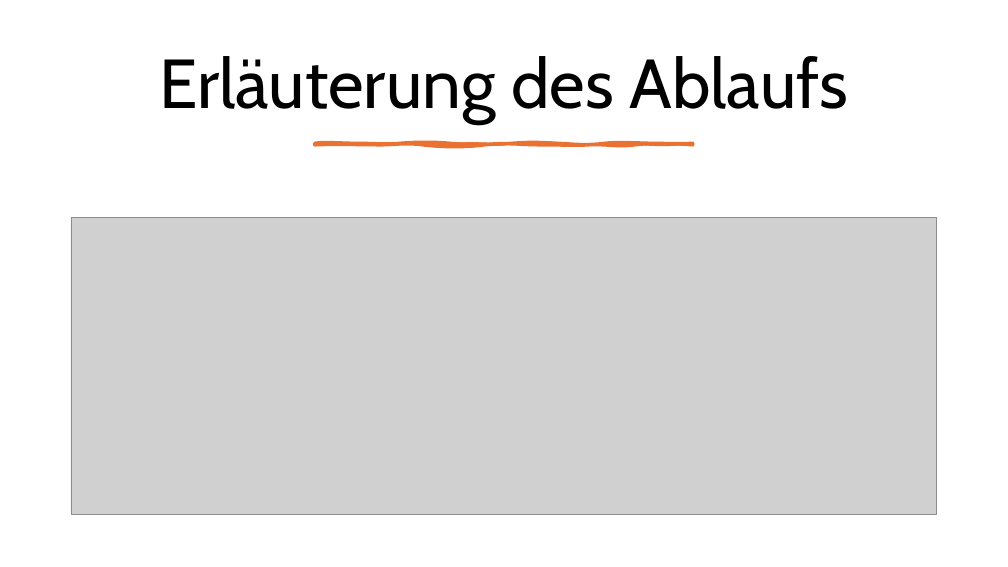
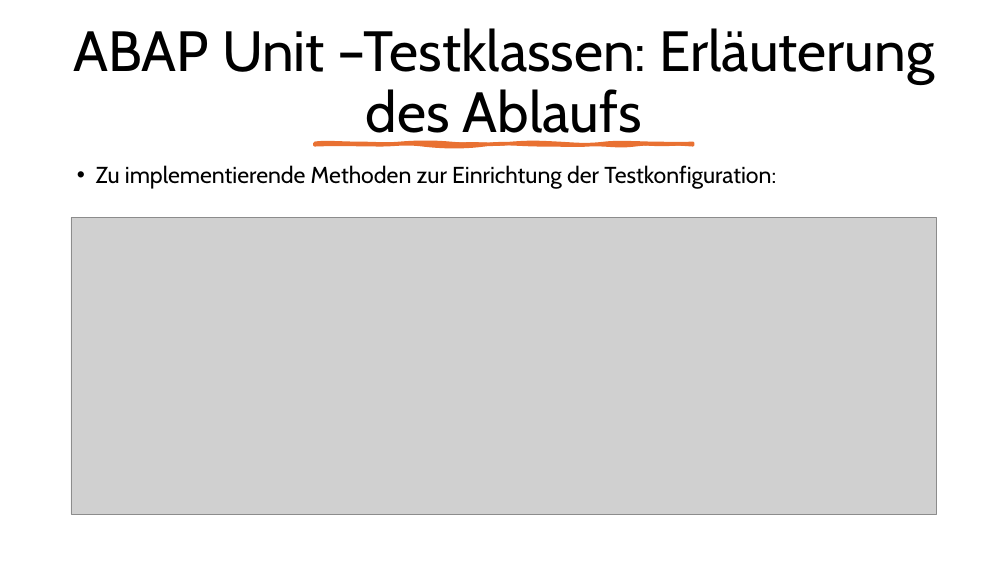
Before and after one commit to MatLange/Schulung, a slide deck: slide 4 of RAP Presentationen/Tag5.1 - RAP_UNIT_TEST_DE.pptx (slide 3 before the commit). Drawn at 1008x567 pixels with LibreOffice and Linux fonts; fonts in the diff are those of the drawing; grey boxes stand for pictures. Boxes give left, top, right and bottom in pixels: in the first picture for what was removed or moved away, otherwise in the second. Text is boxed around its words. In the diff, an @@ line names an element or a change of style, - is before the commit and + after.

```diff
--- a/RAP Presentationen/Tag5.1 - RAP_UNIT_TEST_DE.pptx
+++ b/RAP Presentationen/Tag5.1 - RAP_UNIT_TEST_DE.pptx
@@ title at bbox=[73, 28, 934, 145]: text changed; size 66 to 54 pt @@
-Erläuterung des Ablaufs
+ABAP Unit –Testklassen: Erläuterung des Ablaufs
@@ text added at bbox=[96, 165, 776, 189], 22 pt, text #000000 @@
+• Zu implementierende Methoden zur Einrichtung der Testkonfiguration:
```
Also in this commit, not shown: 5 other slides changed, 4 slides added, 1 other file.
